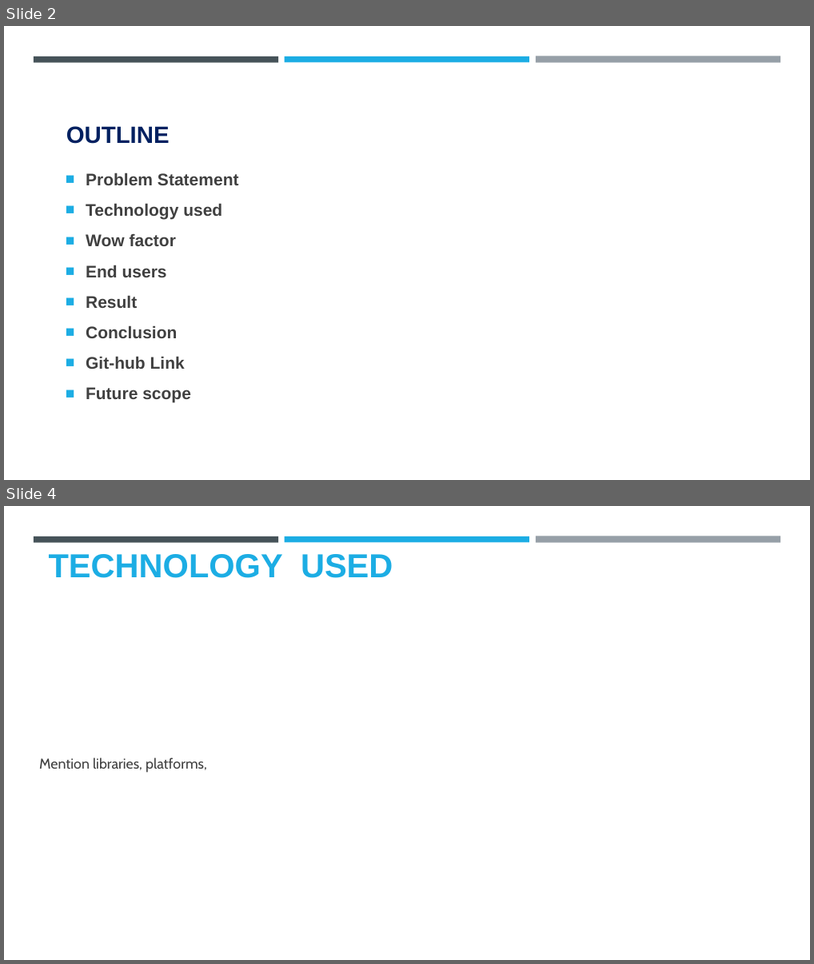
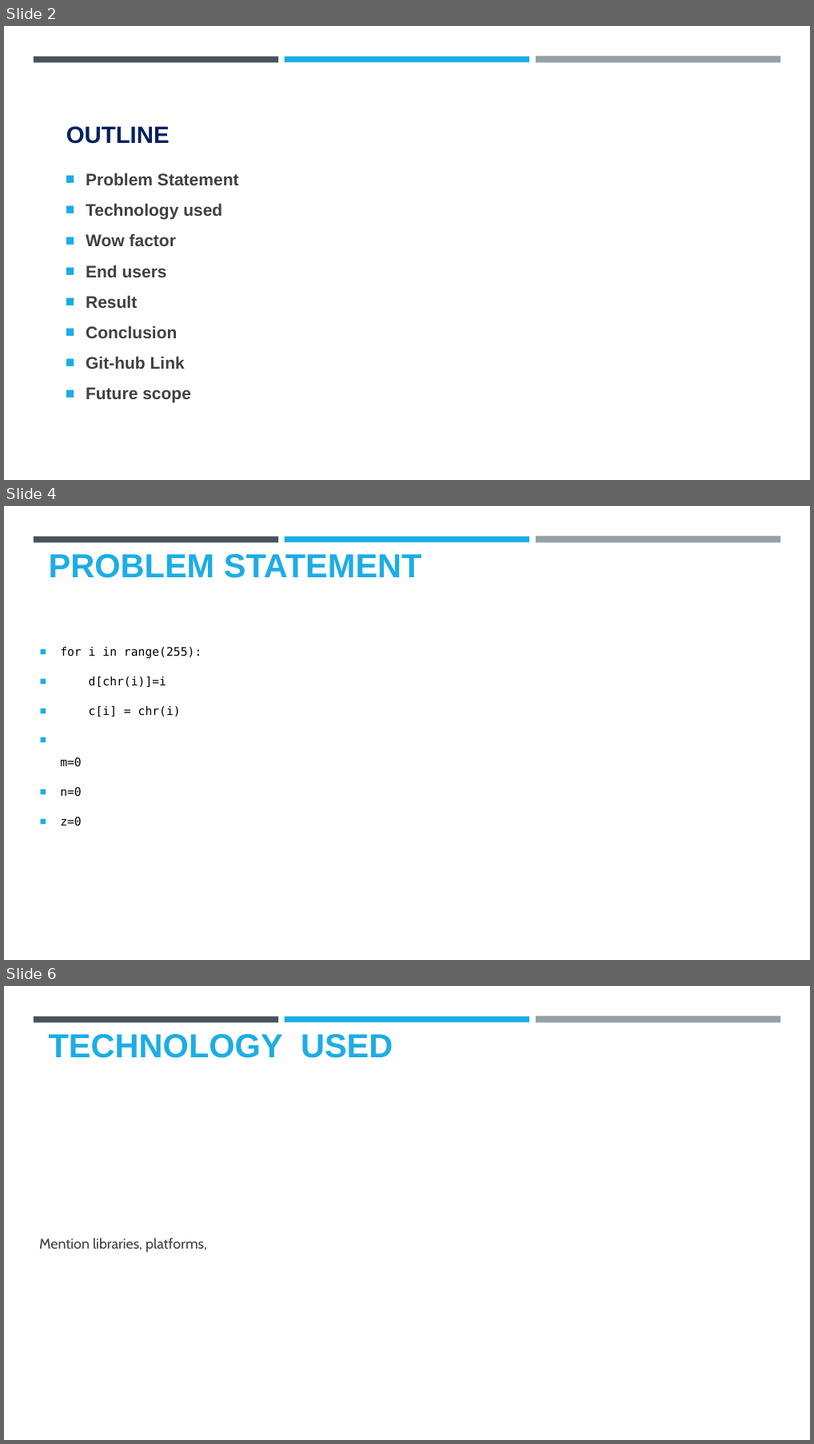
Before and after one commit to Amol93872/cybersequrity, a slide deck: AICTE PPT Template (1).pptx. Shown one above the other, each under a label of ours: slides 2 and 4 before the commit, slides 2, 4 and 6 after it; the slides between them are not shown. The pictures are 814x964 and 814x1444 pixels, drawn with LibreOffice and Linux fonts; fonts in the diff are those of the drawing; background and template pictures are left out. Boxes give left, top, right and bottom in pixels: in the first picture for what was removed or moved away, otherwise in the second. Text is boxed around its words. In the diff, an @@ line names an element or a change of style, - is before the commit and + after.

```diff
--- a/AICTE PPT Template (1).pptx
+++ b/AICTE PPT Template (1).pptx
@@ slide 4 added at [4, 506, 810, 960], background #FFFFFF; not listed: 3 template elements that a slide beside it also shows @@
@@ title added at [49, 554, 422, 578], 39.6 pt, text #1CADE4, bold @@
+PROBLEM STATEMENT
@@ text added at [60, 646, 202, 826], 14 pt, text #000000 @@
+■ for i in range(255):
+■ d[chr(i)]=i
+■ c[i] = chr(i)
+■ m=0
+■ n=0
+■ z=0
@@ what was slide 4 is now slide 6 @@
```
Also in this commit, not shown: 3 slides changed, 1 other slide added.
